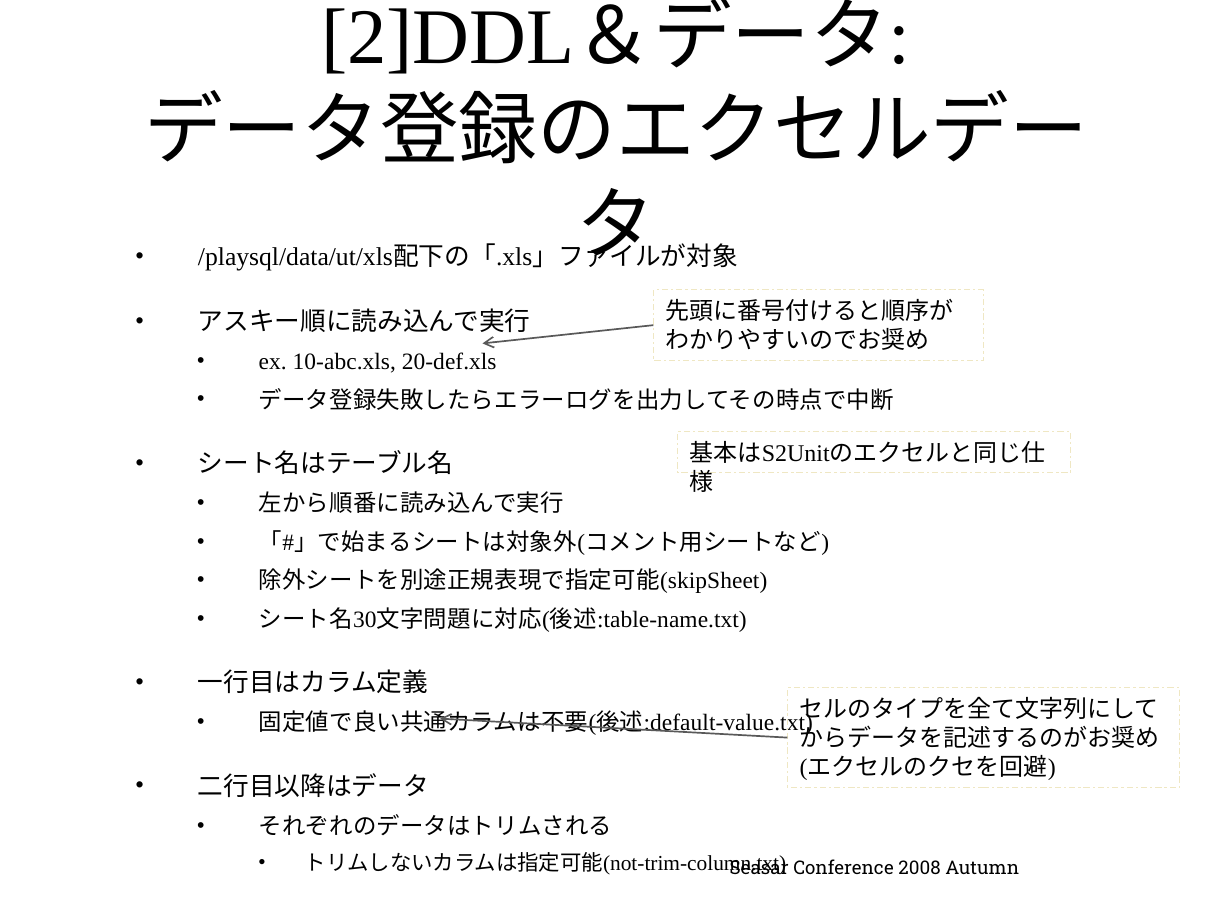
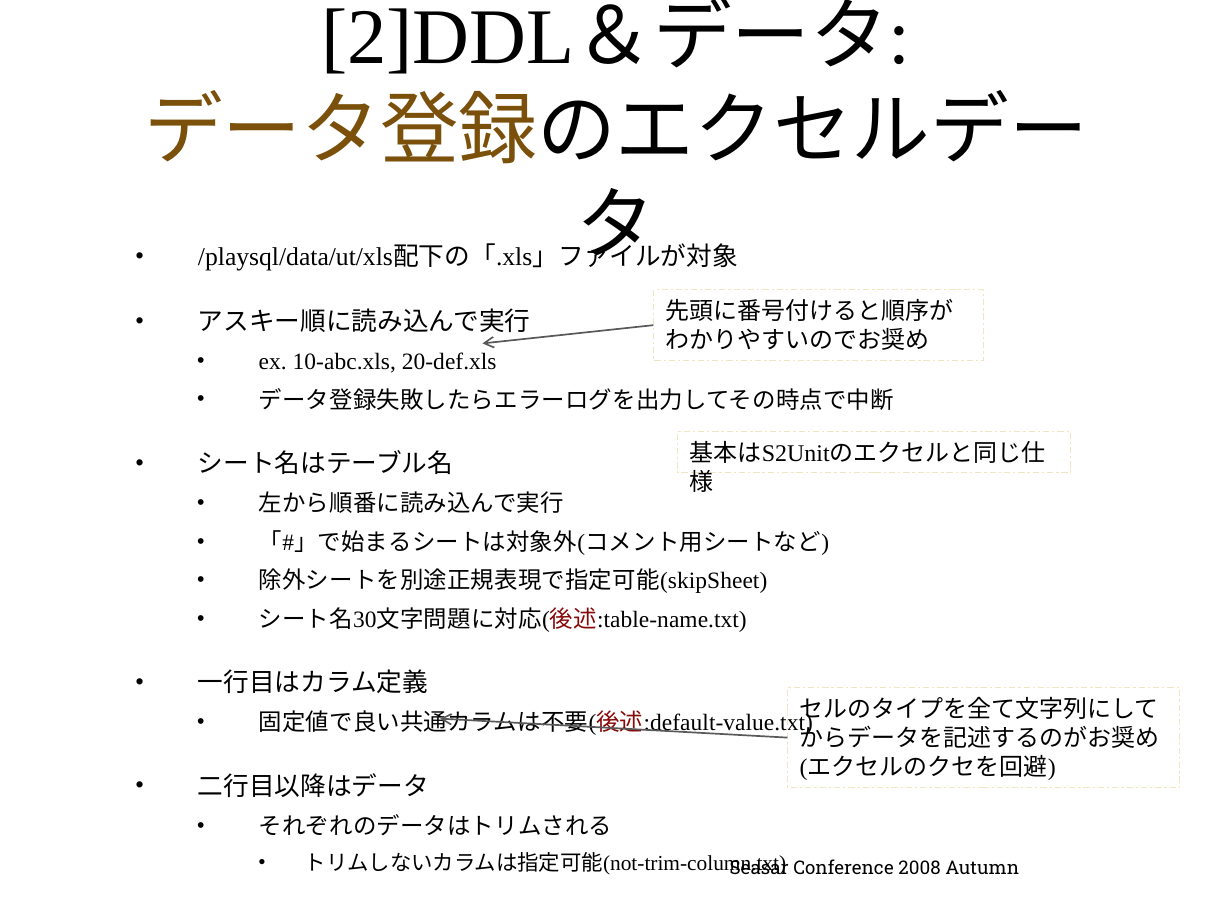
Before and after one commit to seasarorg/dbflute, a slide deck: slide 27 of dbflute/etc/doc/ref/session/resource/GenbaSolution2-sc2008autumn-dbflute.pptx (slide 25 before the commit). Drawn at 1232x924 pixels with LibreOffice and Linux fonts; fonts in the diff are those of the drawing; background and template pictures are left out. Boxes give left, top, right and bottom in pixels: in the first picture for what was removed or moved away, otherwise in the second. Text is boxed around its words. In the diff, an @@ line names an element or a change of style, - is before the commit and + after.

```diff
--- a/dbflute/etc/doc/ref/session/resource/GenbaSolution2-sc2008autumn-dbflute.pptx
+++ b/dbflute/etc/doc/ref/session/resource/GenbaSolution2-sc2008autumn-dbflute.pptx
@@ title "[2]DDL＆データ: データ登録のエクセルデータ" at <box>144,1,1088,267</box>: text colour #000000 to #7A500A in "データ登録のエクセルデータ" @@
@@ text at <box>259,607,813,737</box>: text colour #000000 to #860908 in "シート名30文字問題に対応(後述:table-name.txt)", "固定値で良い共通カラムは不要(後述:default-value.txt)" @@
```
Also in this commit, not shown: 12 other slides changed, 4 slides added.
